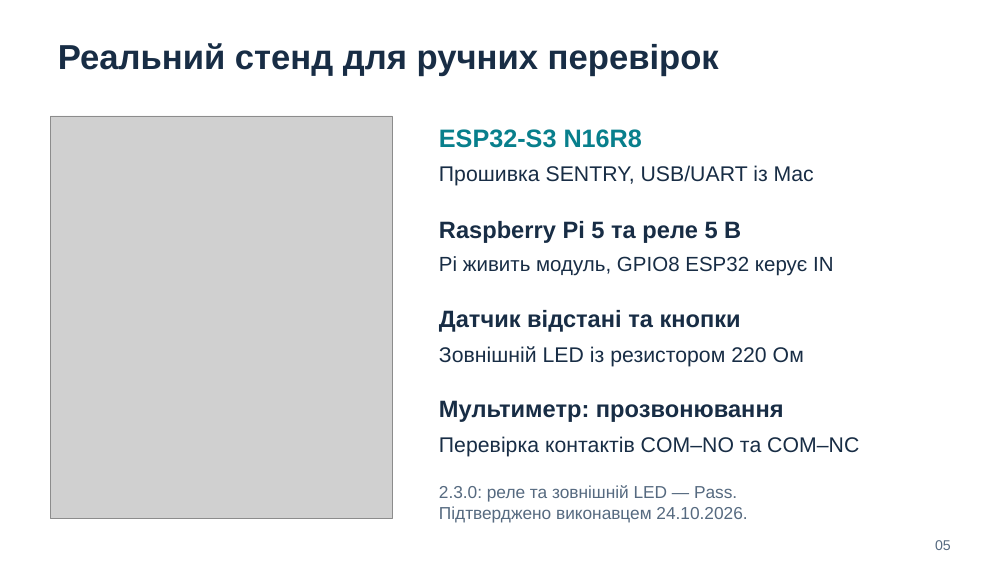
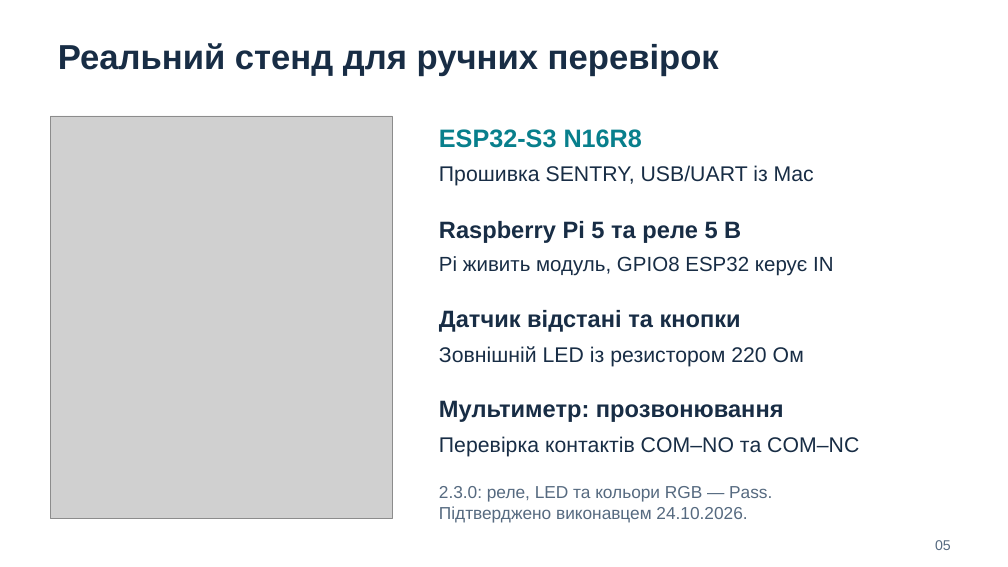
Before and after one commit to rpozniak/sentry-swm2-qa, a slide deck: slide 5 of docs/presentation/SENTRY_SWM2_QA.pptx. Drawn at 1008x567 pixels with LibreOffice and Linux fonts; fonts in the diff are those of the drawing; grey boxes stand for pictures. Boxes give left, top, right and bottom in pixels: in the first picture for what was removed or moved away, otherwise in the second. Text is boxed around its words. In the diff, an @@ line names an element or a change of style, - is before the commit and + after.

```diff
--- a/docs/presentation/SENTRY_SWM2_QA.pptx
+++ b/docs/presentation/SENTRY_SWM2_QA.pptx
@@ text at (x1=439, y1=486, x2=772, y2=502): text changed @@
-2.3.0: реле та зовнішній LED — Pass.
+2.3.0: реле, LED та кольори RGB — Pass.
```
Also in this commit, not shown: 2 other slides changed, 9 other files.
